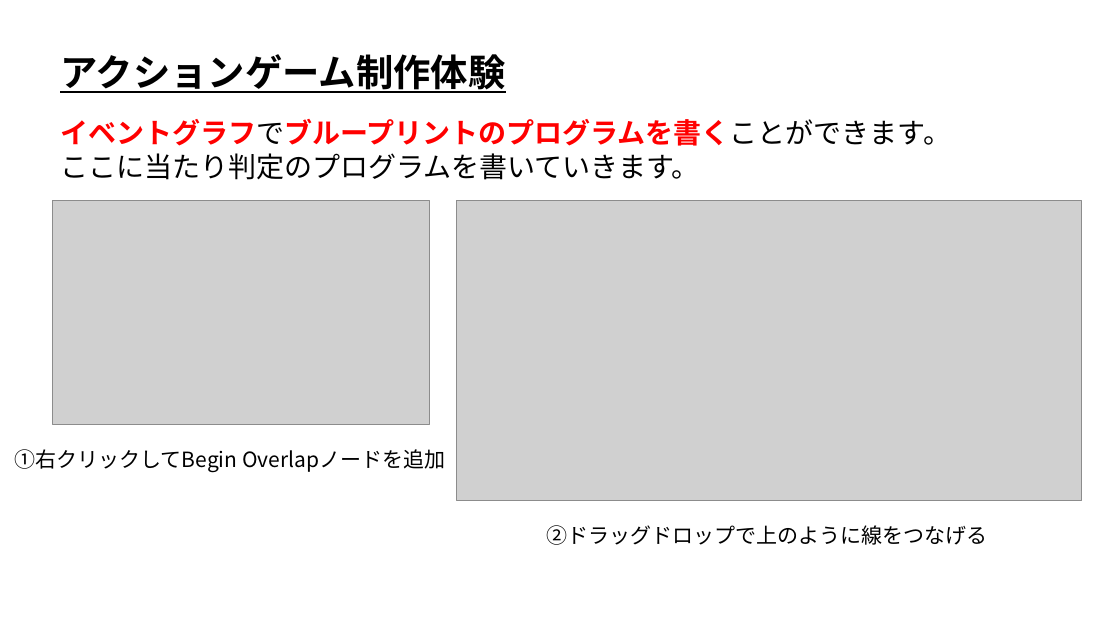
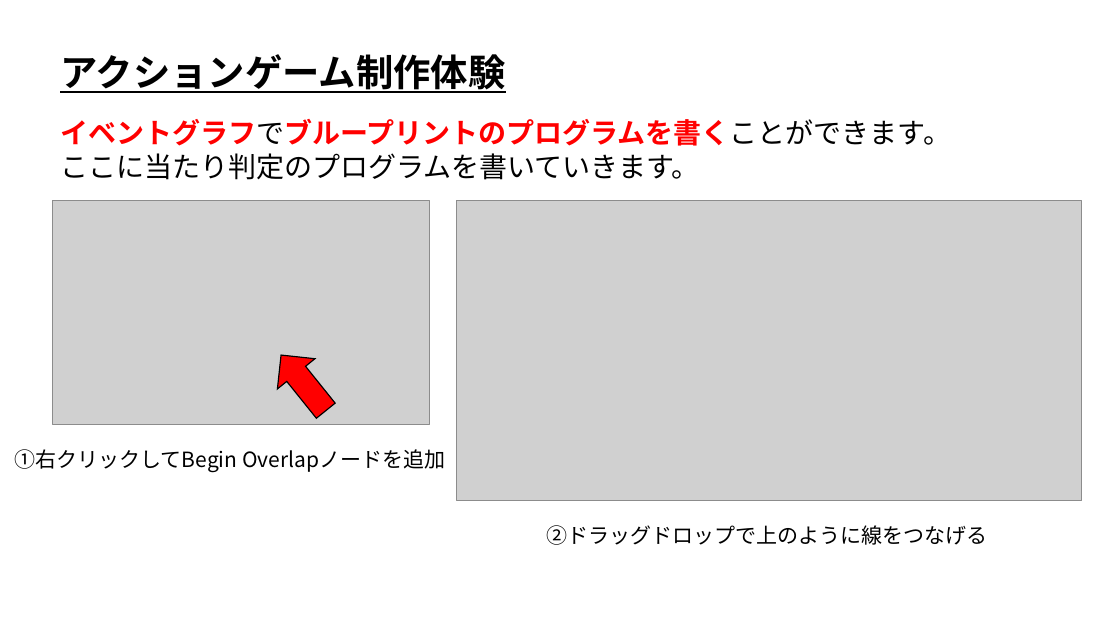
Before and after one commit to ArakiYusuke-Ohara/UnrealEngine, a slide deck: slide 15 of Projects/OpenCanpas01/TrialClass/UE_アクションゲーム制作体験.pptx (slide 10 before the commit). Drawn at 1120x630 pixels with LibreOffice and Linux fonts; fonts in the diff are those of the drawing; grey boxes stand for pictures. Boxes give left, top, right and bottom in pixels: in the first picture for what was removed or moved away, otherwise in the second. Text is boxed around its words. In the diff, an @@ line names an element or a change of style, - is before the commit and + after.

```diff
--- a/Projects/OpenCanpas01/TrialClass/UE_アクションゲーム制作体験.pptx
+++ b/Projects/OpenCanpas01/TrialClass/UE_アクションゲーム制作体験.pptx
@@ right arrow added at box(263, 340, 345, 426), fill #FF0000, outline #000000 1 pt @@
```
Also in this commit, not shown: 8 other slides changed, 5 slides added.
